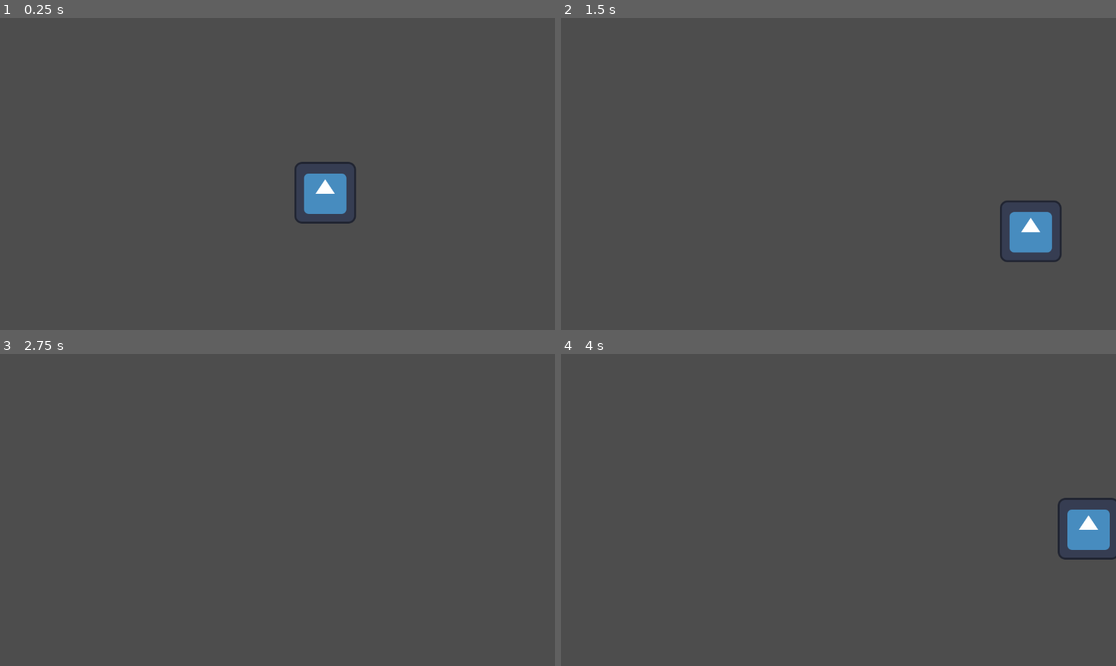
Above: before the commit, frames 1-4 (two rows, left to right).
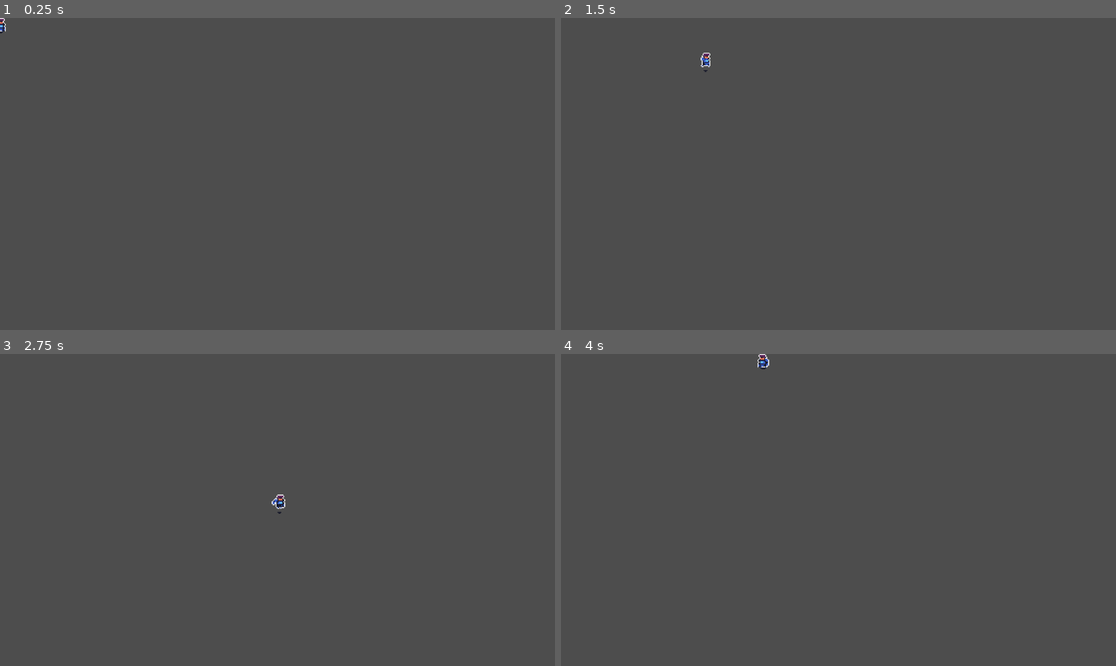
Above: after the commit, the same moments.

Repository: Kekkles1/Cyber-Security-Game
Game: Godot game, scene res://player.tscn
Two runs of this game, one before a commit and one after it. Both use one fixed random seed, a clock stepped at 60 frames per second and the inputs below. The project has no main scene, so this scene is started directly. The engine's default icon, where the game draws it, is replaced by a stand-in: a white triangle on a blue panel in a dark square.
Inputs:
- Up to frame 1 (0.25 s): no input
- Up to frame 2 (1.5 s): tap Enter at 0.5 s; hold D (move_right) 0.53-1.28 s; hold Down (move_down) from 1.28 s (still down)
- Up to frame 3 (2.75 s): release Down (move_down) at 2.03 s; hold D (move_right) from 2.03 s (still down)
- Up to frame 4 (4 s): release D (move_right) at 2.78 s; hold W (move_up) 2.78-3.53 s; hold A (move_left) from 3.53 s (still down)

The runs differ from the first frame. In frame 1, 1.3% of the frame differs, in the area x 0-65%, y 0-66%; in frame 2, 1.3%, in the area x 25-91%, y 11-79%; in frame 3, less than 0.1%; in frame 4, 1.3%.

Commit message:
Added basic animation to player

Diff:
--- a/character_body_2d.gd
+++ b/character_body_2d.gd
@@ -1,11 +1,20 @@
 extends CharacterBody2D
 
 @export var speed = 400
+@onready var sprite = $AnimatedSprite2D
 
 func get_input():
 	var input_direction = Input.get_vector("move_left", "move_right", "move_up", "move_down")
 	velocity = input_direction * speed
 
+	if input_direction != Vector2.ZERO:
+		sprite.play("walk")
+
+		if input_direction.x != 0:
+			sprite.flip_h = input_direction.x < 0  # flip left if moving left
+	else:
+		sprite.stop()
+
 func _physics_process(_delta):
 	get_input()
 	move_and_slide()
--- a/player.tscn
+++ b/player.tscn
@@ -1,9 +1,130 @@
-[gd_scene load_steps=4 format=3 uid="uid://nwp53cuirytm"]
+[gd_scene load_steps=19 format=3 uid="uid://nwp53cuirytm"]
 
 [ext_resource type="Script" path="res://character_body_2d.gd" id="1_tsen7"]
-[ext_resource type="Texture2D" uid="uid://bajpllsgdvmkt" path="res://icon.svg" id="2_fc15q"]
+[ext_resource type="Texture2D" uid="uid://cxssontt2rlff" path="res://Assets/Players/players blue x2.png" id="2_8vqlk"]
 
 [sub_resource type="CapsuleShape2D" id="CapsuleShape2D_ltk4x"]
+
+[sub_resource type="AtlasTexture" id="AtlasTexture_y31jx"]
+atlas = ExtResource("2_8vqlk")
+region = Rect2(0, 320, 64, 64)
+
+[sub_resource type="AtlasTexture" id="AtlasTexture_07nr0"]
+atlas = ExtResource("2_8vqlk")
+region = Rect2(64, 320, 64, 64)
+
+[sub_resource type="AtlasTexture" id="AtlasTexture_bh8ot"]
+atlas = ExtResource("2_8vqlk")
+region = Rect2(128, 320, 64, 64)
+
+[sub_resource type="AtlasTexture" id="AtlasTexture_7yfqo"]
+atlas = ExtResource("2_8vqlk")
+region = Rect2(192, 320, 64, 64)
+
+[sub_resource type="AtlasTexture" id="AtlasTexture_irevt"]
+atlas = ExtResource("2_8vqlk")
+region = Rect2(256, 320, 64, 64)
+
+[sub_resource type="AtlasTexture" id="AtlasTexture_6182y"]
+atlas = ExtResource("2_8vqlk")
+region = Rect2(320, 320, 64, 64)
+
+[sub_resource type="AtlasTexture" id="AtlasTexture_kmkn5"]
+atlas = ExtResource("2_8vqlk")
+region = Rect2(384, 320, 64, 64)
+
+[sub_resource type="AtlasTexture" id="AtlasTexture_q7kkm"]
+atlas = ExtResource("2_8vqlk")
+region = Rect2(0, 0, 64, 64)
+
+[sub_resource type="AtlasTexture" id="AtlasTexture_orcdp"]
+atlas = ExtResource("2_8vqlk")
+region = Rect2(0, 64, 64, 64)
+
+[sub_resource type="AtlasTexture" id="AtlasTexture_8foo4"]
+atlas = ExtResource("2_8vqlk")
+region = Rect2(64, 64, 64, 64)
+
+[sub_resource type="AtlasTexture" id="AtlasTexture_sf6pm"]
+atlas = ExtResource("2_8vqlk")
+region = Rect2(0, 192, 64, 64)
+
+[sub_resource type="AtlasTexture" id="AtlasTexture_jikvn"]
+atlas = ExtResource("2_8vqlk")
+region = Rect2(64, 192, 64, 64)
+
+[sub_resource type="AtlasTexture" id="AtlasTexture_ftbdw"]
+atlas = ExtResource("2_8vqlk")
+region = Rect2(128, 192, 64, 64)
+
+[sub_resource type="AtlasTexture" id="AtlasTexture_8ptdd"]
+atlas = ExtResource("2_8vqlk")
+region = Rect2(192, 192, 64, 64)
+
+[sub_resource type="SpriteFrames" id="SpriteFrames_1nwjf"]
+animations = [{
+"frames": [{
+"duration": 1.0,
+"texture": SubResource("AtlasTexture_y31jx")
+}, {
+"duration": 1.0,
+"texture": SubResource("AtlasTexture_07nr0")
+}, {
+"duration": 1.0,
+"texture": SubResource("AtlasTexture_bh8ot")
+}, {
+"duration": 1.0,
+"texture": SubResource("AtlasTexture_7yfqo")
+}, {
+"duration": 1.0,
+"texture": SubResource("AtlasTexture_irevt")
+}, {
+"duration": 1.0,
+"texture": SubResource("AtlasTexture_6182y")
+}, {
+"duration": 1.0,
+"texture": SubResource("AtlasTexture_kmkn5")
+}],
+"loop": true,
+"name": &"death",
+"speed": 5.0
+}, {
+"frames": [{
+"duration": 1.0,
+"texture": SubResource("AtlasTexture_q7kkm")
+}],
+"loop": true,
+"name": &"default",
+"speed": 5.0
+}, {
+"frames": [{
+"duration": 1.0,
+"texture": SubResource("AtlasTexture_orcdp")
+}, {
+"duration": 1.0,
+"texture": SubResource("AtlasTexture_8foo4")
+}],
+"loop": true,
+"name": &"talk",
+"speed": 5.0
+}, {
+"frames": [{
+"duration": 1.0,
+"texture": SubResource("AtlasTexture_sf6pm")
+}, {
+"duration": 1.0,
+"texture": SubResource("AtlasTexture_jikvn")
+}, {
+"duration": 1.0,
+"texture": SubResource("AtlasTexture_ftbdw")
+}, {
+"duration": 1.0,
+"texture": SubResource("AtlasTexture_8ptdd")
+}],
+"loop": true,
+"name": &"walk",
+"speed": 5.0
+}]
 
 [node name="Node2D" type="Node2D"]
 
@@ -11,9 +132,8 @@
 script = ExtResource("1_tsen7")
 
 [node name="CollisionShape2D" type="CollisionShape2D" parent="CharacterBody2D"]
-position = Vector2(679, 364)
+position = Vector2(0, 18)
 shape = SubResource("CapsuleShape2D_ltk4x")
 
-[node name="Sprite2D" type="Sprite2D" parent="CharacterBody2D"]
-position = Vector2(675, 363)
-texture = ExtResource("2_fc15q")
+[node name="AnimatedSprite2D" type="AnimatedSprite2D" parent="CharacterBody2D"]
+sprite_frames = SubResource("SpriteFrames_1nwjf")
Not shown, changed: .gitignore
